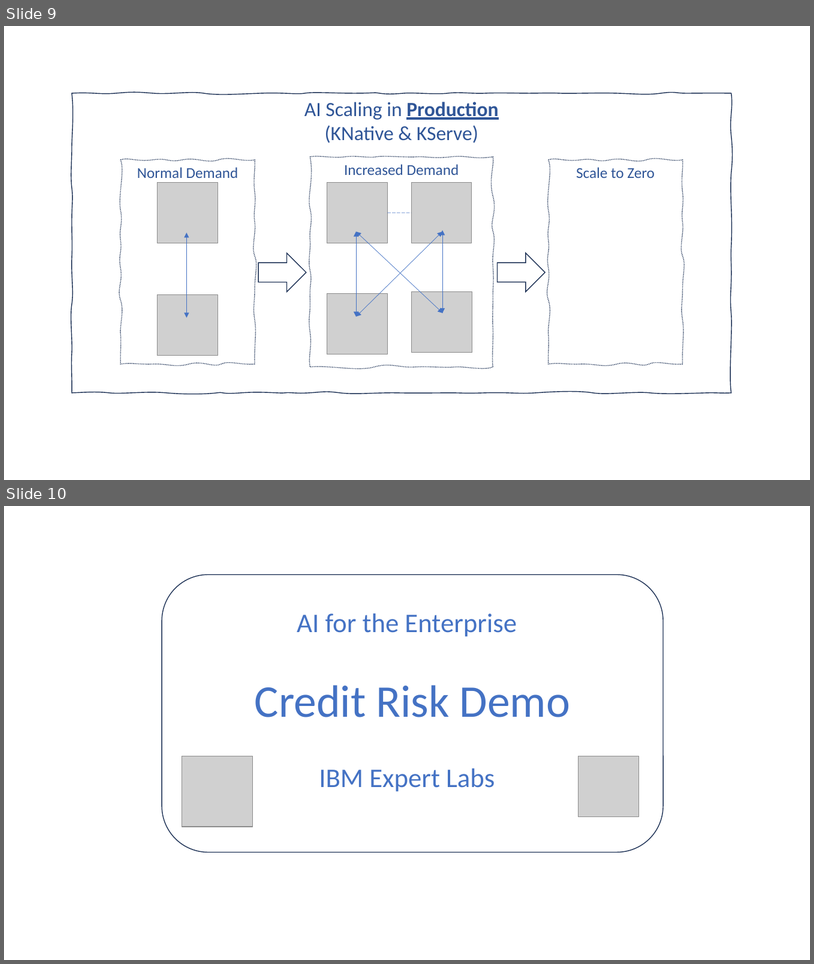
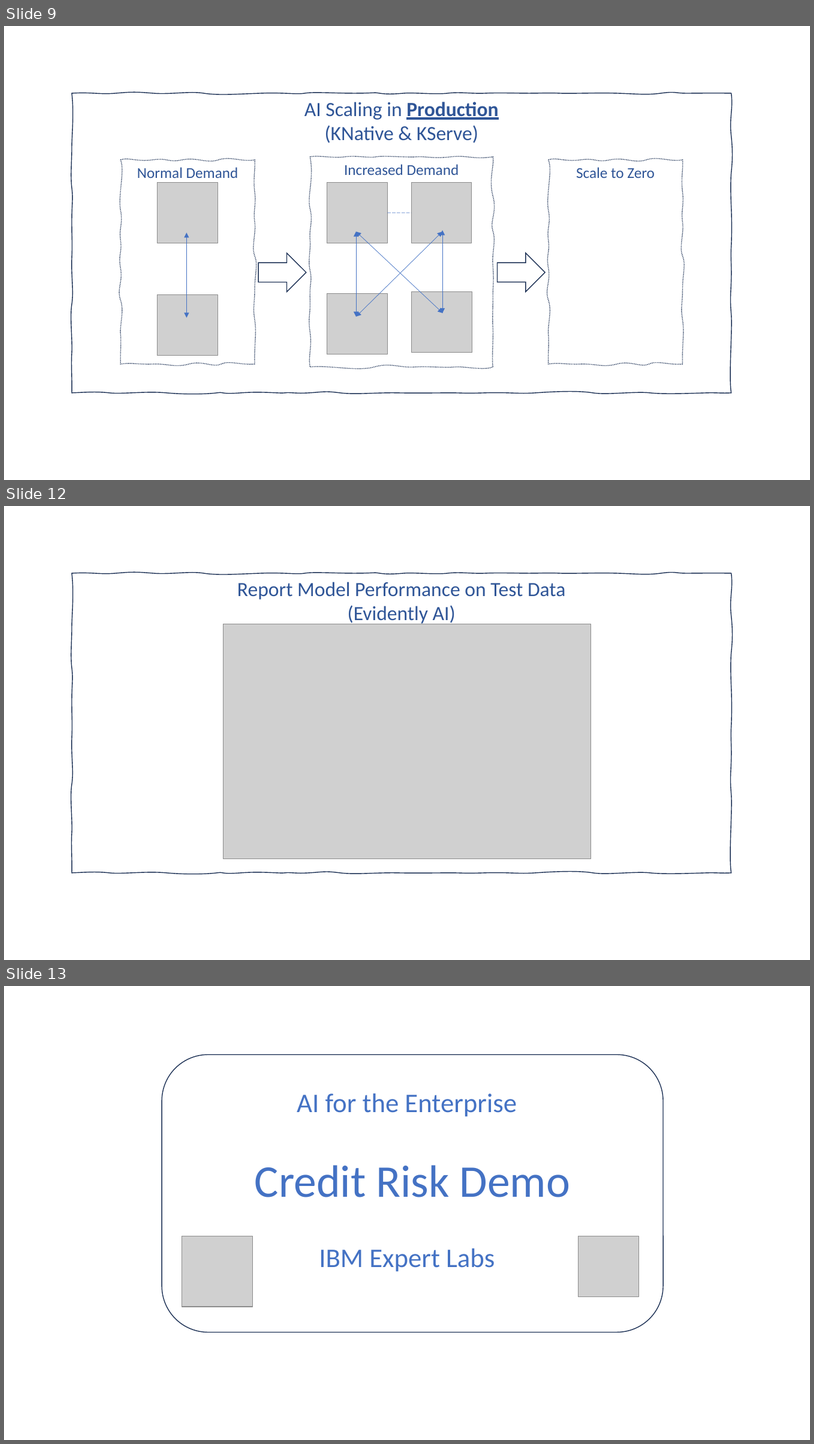
Before and after one commit to ntl-ibm/kubeflow-ppc64le-examples, a slide deck: explain/container_image/application/static/AI.pptx. Shown one above the other, each under a label of ours: slides 9 and 10 before the commit, slides 9, 12 and 13 after it; the slides between them are not shown. The pictures are 814x964 and 814x1444 pixels, drawn with LibreOffice and Linux fonts; fonts in the diff are those of the drawing; grey boxes stand for pictures. Boxes give left, top, right and bottom in pixels: in the first picture for what was removed or moved away, otherwise in the second. Text is boxed around its words. In the diff, an @@ line names an element or a change of style, - is before the commit and + after.

```diff
--- a/explain/container_image/application/static/AI.pptx
+++ b/explain/container_image/application/static/AI.pptx
@@ slide 12 added at (4,506,810,960), background #FFFFFF @@
@@ freeform shape added at (72,573,732,873), outline #1E3256 1 pt, 24 pt, text #2F5597 @@
+Report Model Performance on Test Data
+(Evidently AI)
@@ picture added at (224,624,591,859) @@
@@ what was slide 10 is now slide 13 @@
```
Also in this commit, not shown: 2 slides changed, 2 other slides added, 6 other files.
